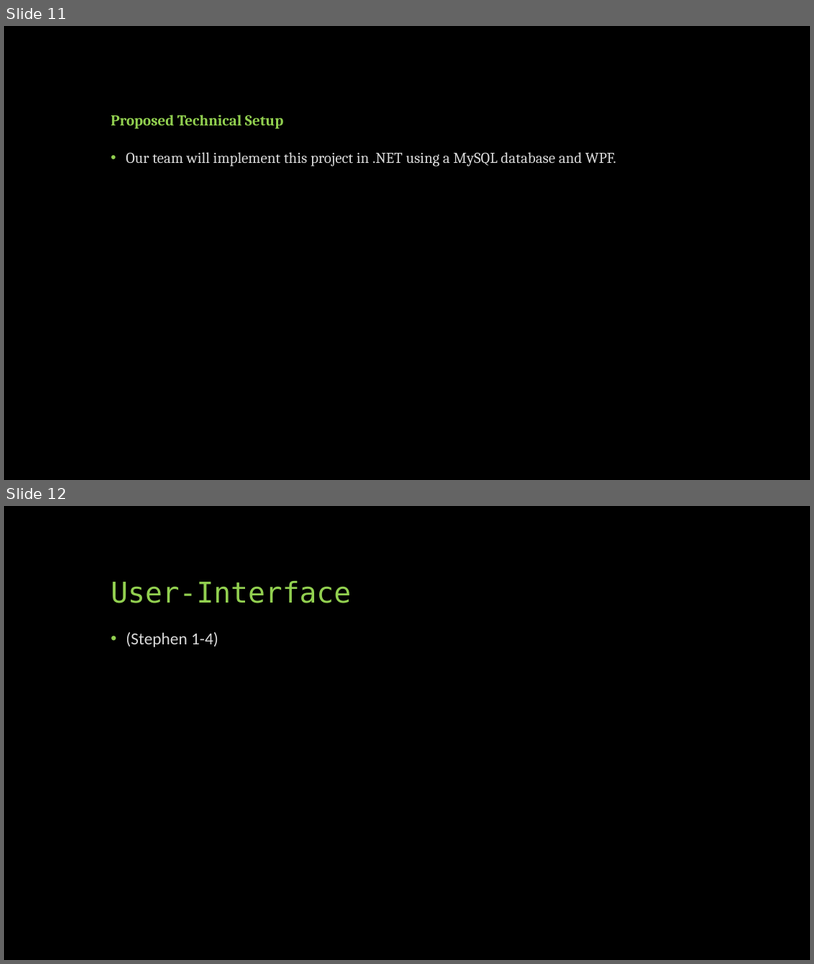
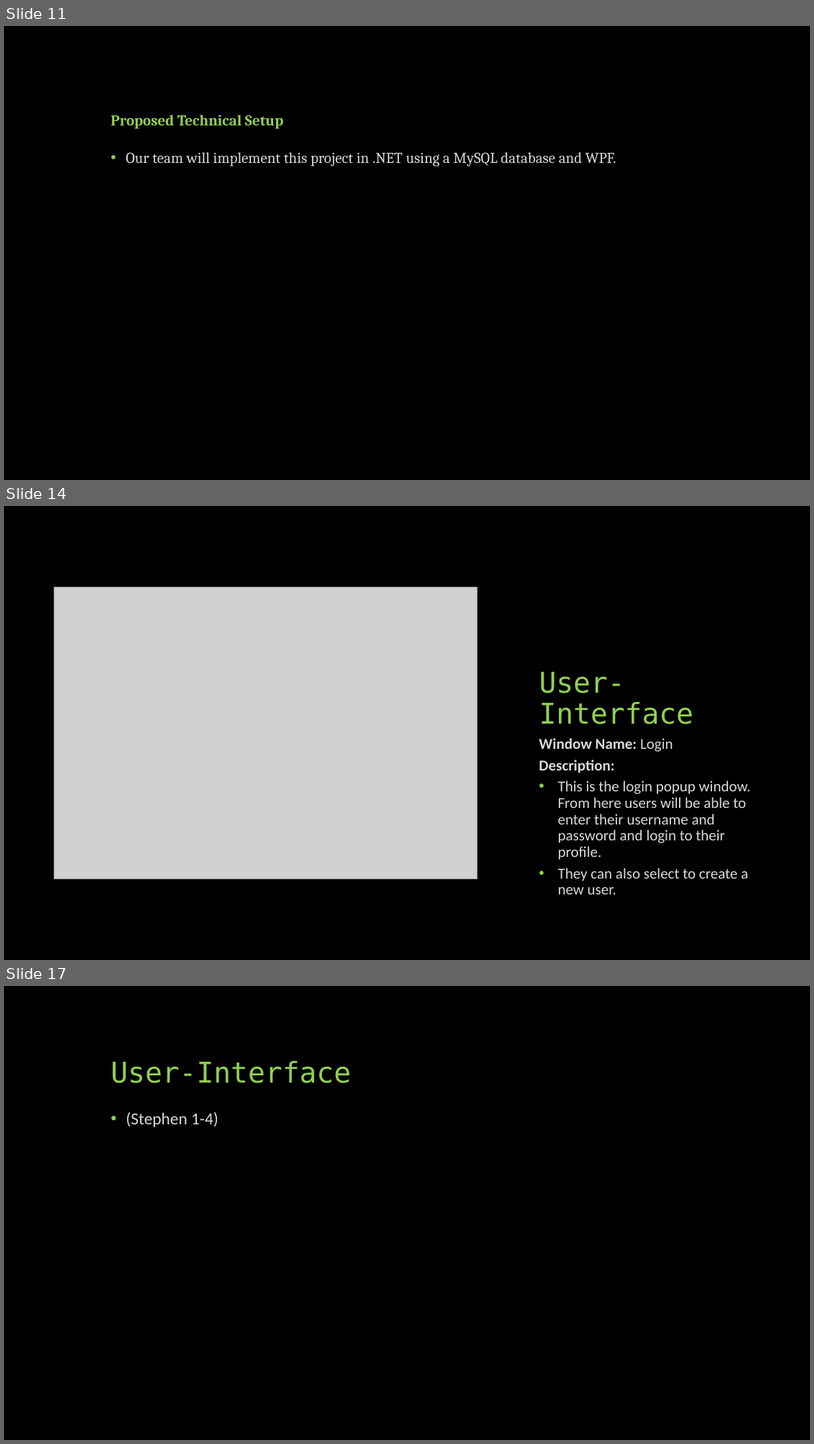
Before and after one commit to CS341-Group-2/sprint-1-presentation, a slide deck: Group 2 Introductory Presentation.pptx. Shown one above the other, each under a label of ours: slides 11 and 12 before the commit, slides 11, 14 and 17 after it; the slides between them are not shown. The pictures are 814x964 and 814x1444 pixels, drawn with LibreOffice and Linux fonts; fonts in the diff are those of the drawing; grey boxes stand for pictures. Boxes give left, top, right and bottom in pixels: in the first picture for what was removed or moved away, otherwise in the second. Text is boxed around its words. In the diff, an @@ line names an element or a change of style, - is before the commit and + after.

Commit message:
Added user-interface stuff
Did about half of the user interface windows.

```diff
--- a/Group 2 Introductory Presentation.pptx
+++ b/Group 2 Introductory Presentation.pptx
@@ slide 14 added at (4, 506, 810, 960), background #000000 @@
@@ picture added at (54, 587, 478, 878) @@
@@ title added at (540, 672, 694, 724), 34 pt, text #92D050 @@
+User-Interface
@@ text added at (539, 738, 751, 894), 18 pt, text #D9D9D9 @@
+Window Name: Login
+Description:
+• This is the login popup window. From here users will be able to enter their username and password and login to their profile.
+• They can also select to create a new user.
@@ what was slide 12 is now slide 17 @@
```
Also in this commit, not shown: 4 other slides added.
